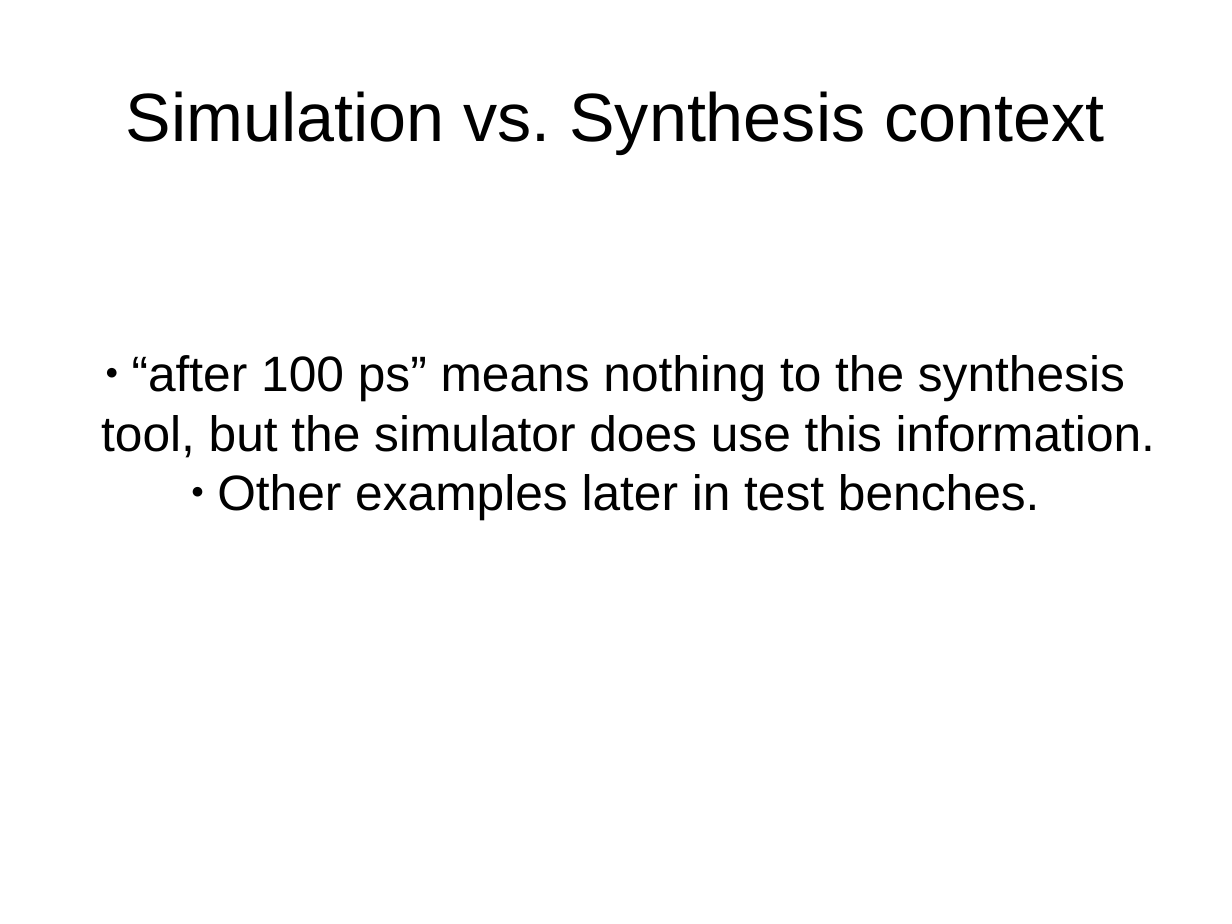
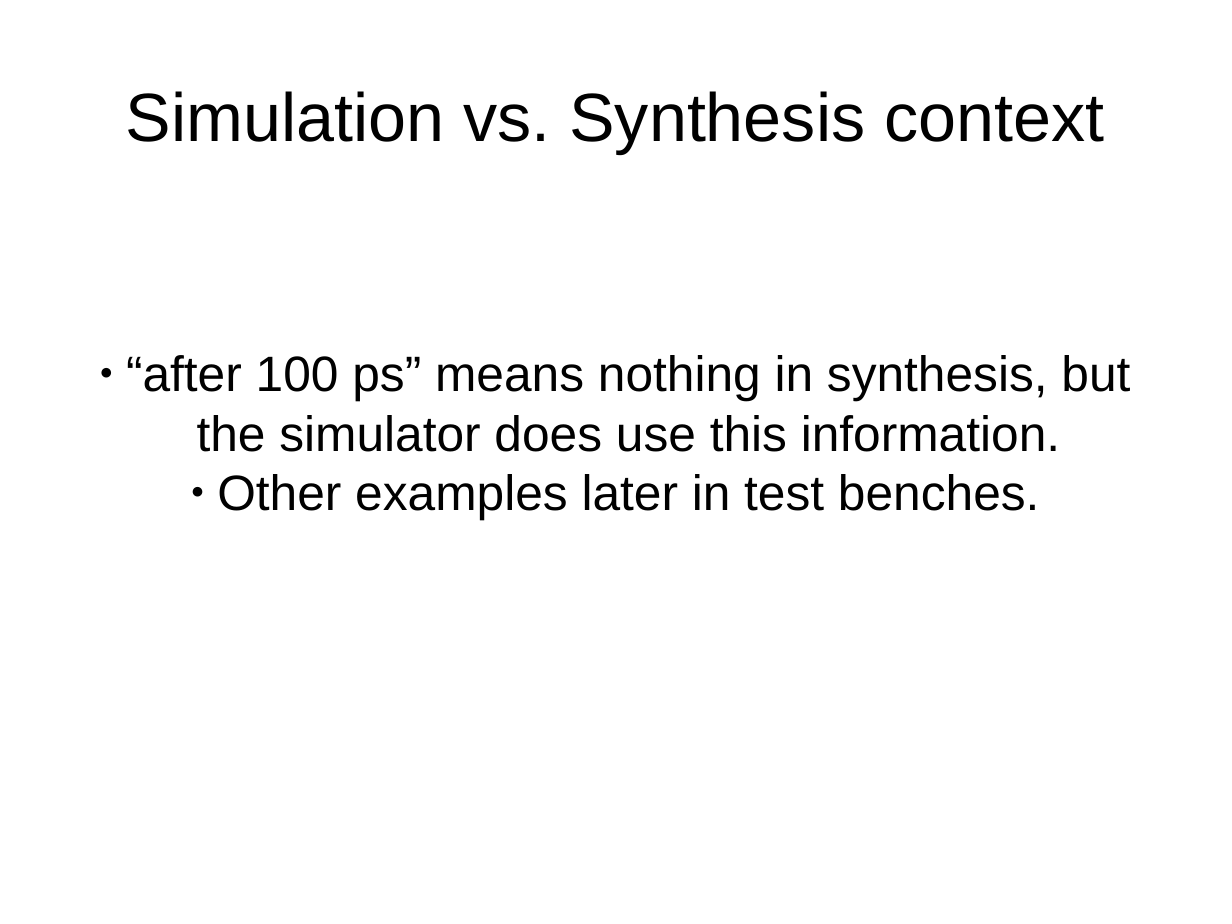
Before and after one commit to philtomson/fpga_pres, a slide deck: slide 27 of fpga_pres.odp (slide 22 before the commit). Drawn at 1232x924 pixels with LibreOffice and Linux fonts; fonts in the diff are those of the drawing. Boxes give left, top, right and bottom in pixels: in the first picture for what was removed or moved away, otherwise in the second. Text is boxed around its words. In the diff, an @@ line names an element or a change of style, - is before the commit and + after.

```diff
--- a/fpga_pres.odp
+++ b/fpga_pres.odp
@@ subtitle at [126,355,1130,452]: text changed @@
-● “after 100 ps” means nothing to the synthesis tool, but the simulator does use this information.
+● “after 100 ps” means nothing in synthesis, but the simulator does use this information.
```
Also in this commit, not shown: 3 other slides changed, 6 slides added, 1 other file.
